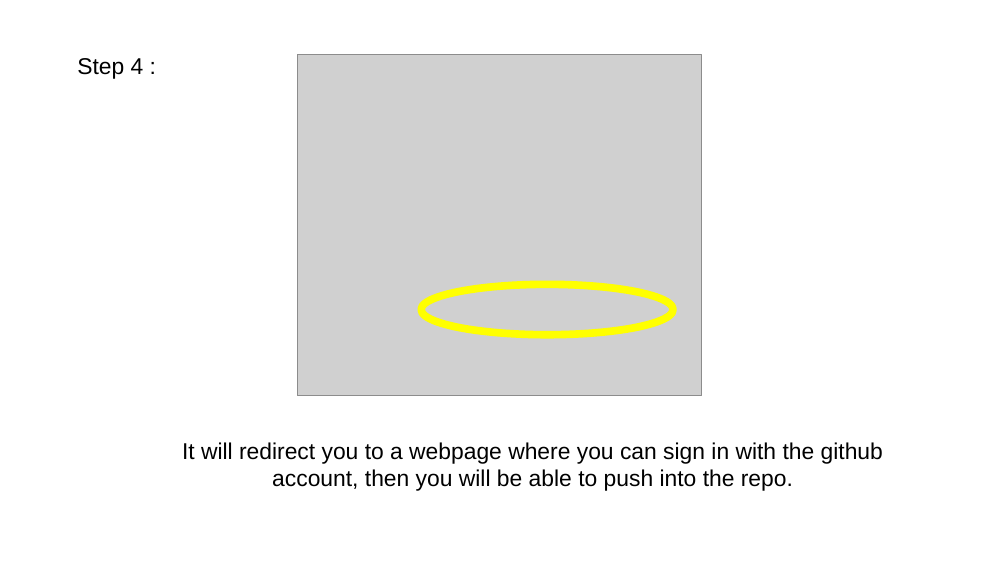
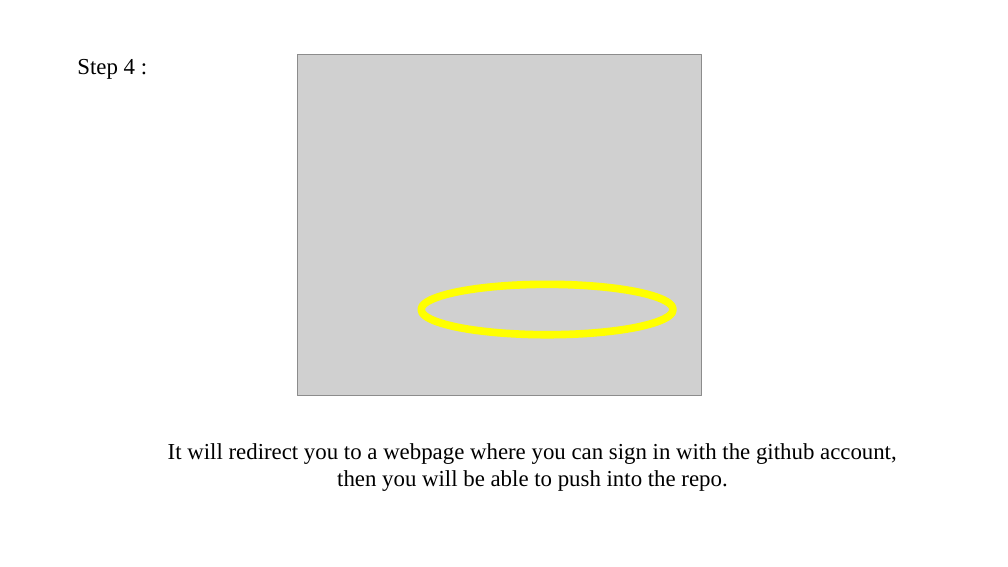
Before and after one commit to anubhavAnora/presentation, a slide deck: slide 17 of Presentation.odp. Drawn at 1008x567 pixels with LibreOffice and Linux fonts; fonts in the diff are those of the drawing; grey boxes stand for pictures. Boxes give left, top, right and bottom in pixels: in the first picture for what was removed or moved away, otherwise in the second. Text is boxed around its words. In the diff, an @@ line names an element or a change of style, - is before the commit and + after.

```diff
--- a/Presentation.odp
+++ b/Presentation.odp
@@ text "Step 4 :" at [77, 59, 135, 79]: font Arial to Times New Roman @@
@@ text "It will redirect you to ..." at [168, 443, 897, 491]: font Arial to Times New Roman @@
```
Also in this commit, not shown: 13 other slides changed.
